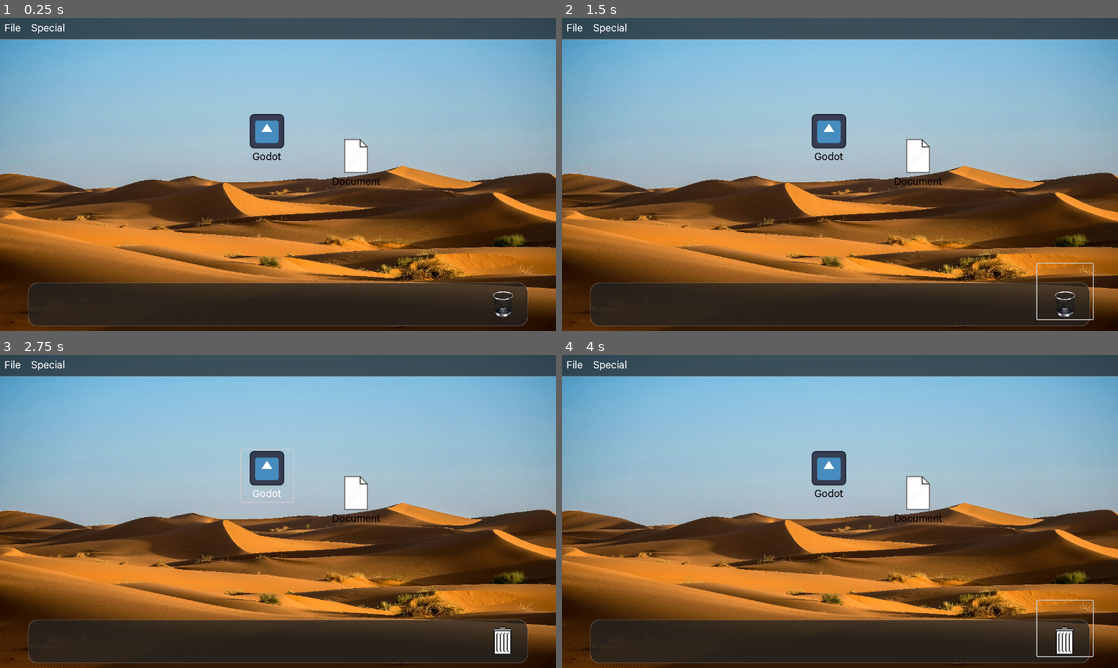
Above: before the commit, frames 1-4 (two rows, left to right).
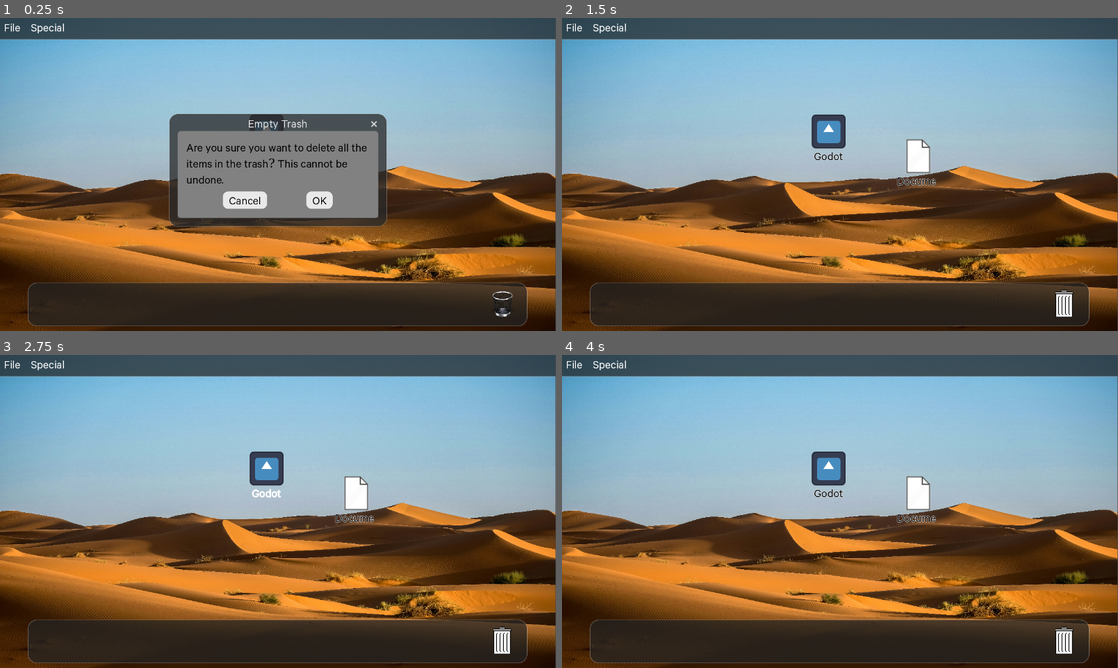
Above: after the commit, the same moments.

Repository: ee0pdt/gwj-78-erase
Game: Godot game, scene res://level/os3.tscn
Same seed, same stepped clock (60 frames per second), same inputs: the game is played once before the commit and once after it. The engine's default icon, where the game draws it, is replaced by a stand-in: a white triangle on a blue panel in a dark square.
Inputs (mouse positions are in pixels of both pictures, inside the frame that each line leads up to):
- Up to frame 1 (0.25 s): no input
- Up to frame 2 (1.5 s): click (878, 199) at 0.5 s, where only the run after the commit has a clickable "OK"; click (1062, 290) at 1.25 s
- Up to frame 3 (2.75 s): click "Godot" at 2 s
- Up to frame 4 (4 s): click "Document" at 2.75 s; click (1062, 627) at 3.5 s

The runs differ from the first frame. In frame 1, 15% of the frame differs, in the area x 0-100%, y 1-100%; in frame 2, 2.1%; in frame 3, 1.9%; in frame 4, 2.0%.

Commit message:
Better modern theme

Diff:
--- a/level/os3.tscn
+++ b/level/os3.tscn
@@ -51,6 +51,8 @@
 anchors_preset = 15
 anchor_right = 1.0
 anchor_bottom = 1.0
+offset_left = -1.0
+offset_right = -1.0
 grow_horizontal = 2
 grow_vertical = 2
 theme = ExtResource("1_tptyl")
@@ -98,9 +100,9 @@
 
 [node name="Document" parent="Desktop" instance=ExtResource("4_fjy5s")]
 layout_mode = 0
-offset_left = 756.0
+offset_left = 757.0
 offset_top = 275.0
-offset_right = 884.0
+offset_right = 885.0
 offset_bottom = 395.0
 
 [node name="MenuBar" parent="Desktop" instance=ExtResource("6_aen5n")]
@@ -121,6 +123,8 @@
 
 [node name="EmptyTrashDialog" parent="." instance=ExtResource("7_t67gl")]
 unique_name_in_owner = true
+size = Vector2i(462, 200)
+visible = true
 
 [node name="StateMachine" type="Node" parent="."]
 script = ExtResource("8_ab8w2")
--- a/themes/os3.tres
+++ b/themes/os3.tres
@@ -1,16 +1,69 @@
-[gd_resource type="Theme" load_steps=13 format=3 uid="uid://dj2vfsx2jdmu0"]
+[gd_resource type="Theme" load_steps=17 format=3 uid="uid://dj2vfsx2jdmu0"]
 
 [ext_resource type="FontFile" uid="uid://c6l5hxqkb8oyp" path="res://assets/fonts/calibre-font-family-1740059804-0/TestCalibre-Regular-BF661746edbee52.otf" id="1_v40bh"]
 [ext_resource type="StyleBox" uid="uid://bbw4idcb3ejpp" path="res://themes/os1_mono.button_hover.stylebox" id="2_ndsb5"]
-[ext_resource type="StyleBox" uid="uid://dbme13r5qnk6w" path="res://themes/os1_mono_button_normal.stylebox" id="3_6tcwe"]
 [ext_resource type="FontFile" uid="uid://didgilb12w1ij" path="res://assets/fonts/ChiKareGo.ttf" id="4_87cn0"]
 
+[sub_resource type="StyleBoxFlat" id="StyleBoxFlat_8p1la"]
+bg_color = Color(0.164706, 0.164706, 0.164706, 0.756863)
+border_width_left = 1
+border_width_top = 1
+border_width_right = 1
+border_width_bottom = 1
+border_color = Color(0.8, 0.8, 0.8, 0.368627)
+corner_radius_top_left = 20
+corner_radius_top_right = 20
+corner_radius_bottom_right = 20
+corner_radius_bottom_left = 20
+expand_margin_left = 20.0
+expand_margin_top = 40.0
+expand_margin_right = 20.0
+expand_margin_bottom = 20.0
+
 [sub_resource type="StyleBoxFlat" id="StyleBoxFlat_o5ks6"]
-content_margin_left = 8.0
-content_margin_top = 8.0
-content_margin_right = 8.0
-content_margin_bottom = 8.0
-bg_color = Color(1, 1, 1, 1)
+content_margin_left = 20.0
+content_margin_top = 20.0
+content_margin_right = 20.0
+content_margin_bottom = 20.0
+bg_color = Color(0.921569, 0.921569, 0.921569, 0.329412)
+corner_radius_top_left = 8
+corner_radius_top_right = 8
+corner_radius_bottom_right = 8
+corner_radius_bottom_left = 8
+
+[sub_resource type="StyleBoxEmpty" id="StyleBoxEmpty_24pj0"]
+
+[sub_resource type="StyleBoxFlat" id="StyleBoxFlat_87cn0"]
+content_margin_left = 15.0
+content_margin_top = 4.0
+content_margin_right = 15.0
+content_margin_bottom = 4.0
+bg_color = Color(0.791016, 0.791016, 0.791016, 1)
+border_width_left = 1
+border_width_top = 1
+border_width_right = 1
+border_width_bottom = 1
+border_color = Color(0.376471, 0.376471, 0.376471, 0.843137)
+corner_radius_top_left = 12
+corner_radius_top_right = 12
+corner_radius_bottom_right = 12
+corner_radius_bottom_left = 12
+
+[sub_resource type="StyleBoxFlat" id="StyleBoxFlat_6tcwe"]
+content_margin_left = 15.0
+content_margin_top = 4.0
+content_margin_right = 15.0
+content_margin_bottom = 4.0
+bg_color = Color(0.912109, 0.912109, 0.912109, 1)
+border_width_left = 1
+border_width_top = 1
+border_width_right = 1
+border_width_bottom = 1
+border_color = Color(0.376471, 0.376471, 0.376471, 0.298039)
+corner_radius_top_left = 12
+corner_radius_top_right = 12
+corner_radius_bottom_right = 12
+corner_radius_bottom_left = 12
 
 [sub_resource type="StyleBoxEmpty" id="StyleBoxEmpty_v40bh"]
 content_margin_left = 10.0
@@ -69,22 +122,40 @@
 corner_radius_bottom_right = 12
 corner_radius_bottom_left = 12
 
+[sub_resource type="StyleBoxFlat" id="StyleBoxFlat_24pj0"]
+bg_color = Color(0.164706, 0.164706, 0.164706, 0.756863)
+border_width_left = 1
+border_width_top = 1
+border_width_right = 1
+border_width_bottom = 1
+border_color = Color(0.8, 0.8, 0.8, 0.368627)
+corner_radius_top_left = 20
+corner_radius_top_right = 20
+corner_radius_bottom_right = 20
+corner_radius_bottom_left = 20
+expand_margin_left = 20.0
+expand_margin_top = 40.0
+expand_margin_right = 20.0
+expand_margin_bottom = 20.0
+
 [resource]
 default_font = ExtResource("1_v40bh")
 default_font_size = 28
+AcceptDialog/styles/embedded_border = SubResource("StyleBoxFlat_8p1la")
 AcceptDialog/styles/panel = SubResource("StyleBoxFlat_o5ks6")
 Button/colors/font_color = Color(0, 0, 0, 1)
 Button/colors/font_disabled_color = Color(0, 0, 0, 1)
 Button/colors/font_focus_color = Color(0, 0, 0, 1)
 Button/colors/font_hover_color = Color(1, 1, 1, 1)
 Button/colors/font_hover_pressed_color = Color(1, 1, 1, 1)
+Button/colors/font_outline_color = Color(1, 1, 1, 1)
 Button/colors/font_pressed_color = Color(0, 0, 0, 1)
+Button/constants/outline_size = 3
 Button/fonts/font = ExtResource("1_v40bh")
 Button/styles/disabled = null
-Button/styles/focus = null
-Button/styles/hover = ExtResource("2_ndsb5")
-Button/styles/normal = ExtResource("3_6tcwe")
-Button/styles/pressed = null
+Button/styles/focus = SubResource("StyleBoxEmpty_24pj0")
+Button/styles/hover = SubResource("StyleBoxFlat_87cn0")
+Button/styles/normal = SubResource("StyleBoxFlat_6tcwe")
 Label/colors/font_color = Color(0, 0, 0, 1)
 Label/font_sizes/font_size = 28
 Label/fonts/font = ExtResource("1_v40bh")
@@ -123,3 +194,4 @@
 RichTextLabel/fonts/normal_font = ExtResource("4_87cn0")
 Window/font_sizes/title_font_size = 28
 Window/fonts/title_font = ExtResource("1_v40bh")
+Window/styles/embedded_border = SubResource("StyleBoxFlat_24pj0")
